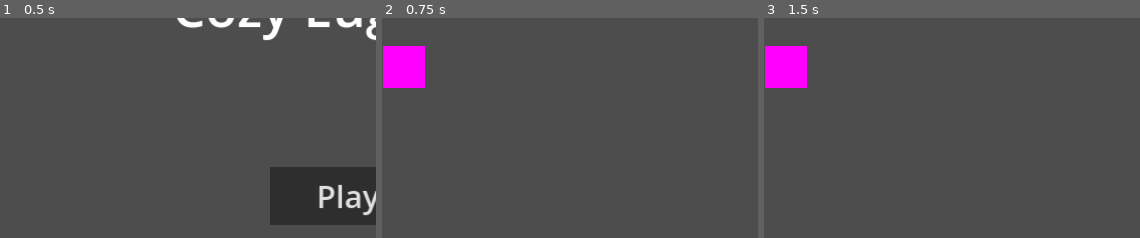
Above: before the commit, frames 1-3 (left to right).
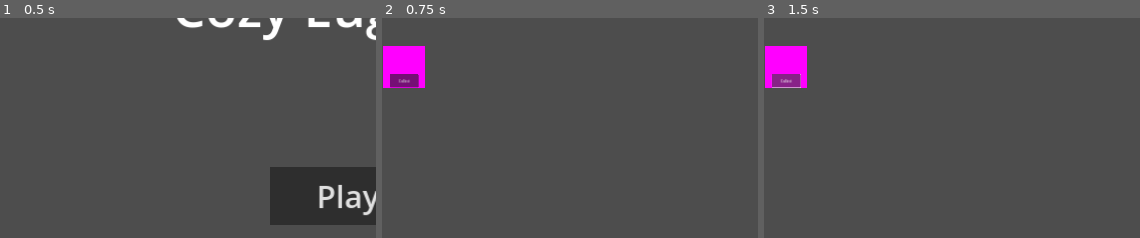
Above: after the commit, the same moments.

Repository: BoopEnthusiast/Cozy-Spring-Jam-2024
Game: Godot game, scene res://scenes/main_menu_screen.tscn
Same seed, same stepped clock (60 frames per second), same inputs: the game is played once before the commit and once after it.
Inputs (mouse positions are % of the whole screen's width and height, from its top left):
- Up to frame 1 (0.5 s): no input
- Up to frame 2 (0.75 s): click "Play" at 0.5 s
- Up to frame 3 (1.5 s): click (4, 23) at 1.25 s, where only the run after the commit has a clickable "Collect"
The pictures show only the part of the screen within x 1-51%, y 8-58%; the shares and areas given below are measured in that part.

Frame 1 is identical in both runs. In frame 2, 0.5% of the frame differs, in the area x 2-10%, y 25-32%; in frame 3, 0.5%.

Commit message:
caudron shit

Diff:
--- a/scenes/cauldron.tscn
+++ b/scenes/cauldron.tscn
@@ -30,4 +30,19 @@
 horizontal_alignment = 1
 vertical_alignment = 1
 
+[node name="Button" type="Button" parent="."]
+anchors_preset = 8
+anchor_left = 0.5
+anchor_top = 0.5
+anchor_right = 0.5
+anchor_bottom = 0.5
+offset_left = -68.5
+offset_top = 35.0
+offset_right = 68.5
+offset_bottom = 98.0
+grow_horizontal = 2
+grow_vertical = 2
+text = "Collect"
+
 [connection signal="body_entered" from="." to="." method="_on_body_entered"]
+[connection signal="pressed" from="Button" to="." method="_on_button_pressed"]
--- a/scripts/cauldron.gd
+++ b/scripts/cauldron.gd
@@ -3,6 +3,7 @@
 
 var combanatiom: Array[String]
 @onready var label: Label = $Label
+
 
 func _on_body_entered(body):
 	if Singleton.is_dragging and body is LilGuy:
@@ -14,3 +15,9 @@
 		for gene in combanatiom:
 			genes += gene
 		label.text = genes
+
+
+func _on_button_pressed():
+	var lilGuy: LilGuy = LilGuy.new()
+	lilGuy.genes = combanatiom
+	combanatiom.clear()
